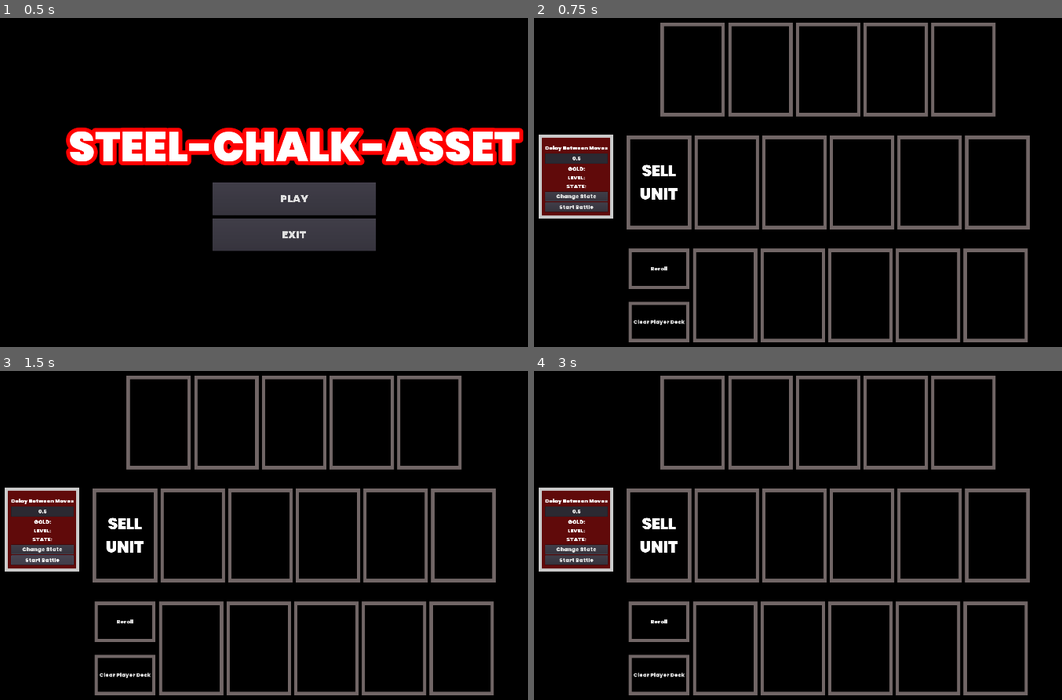
Above: before the commit, frames 1-4 (two rows, left to right).
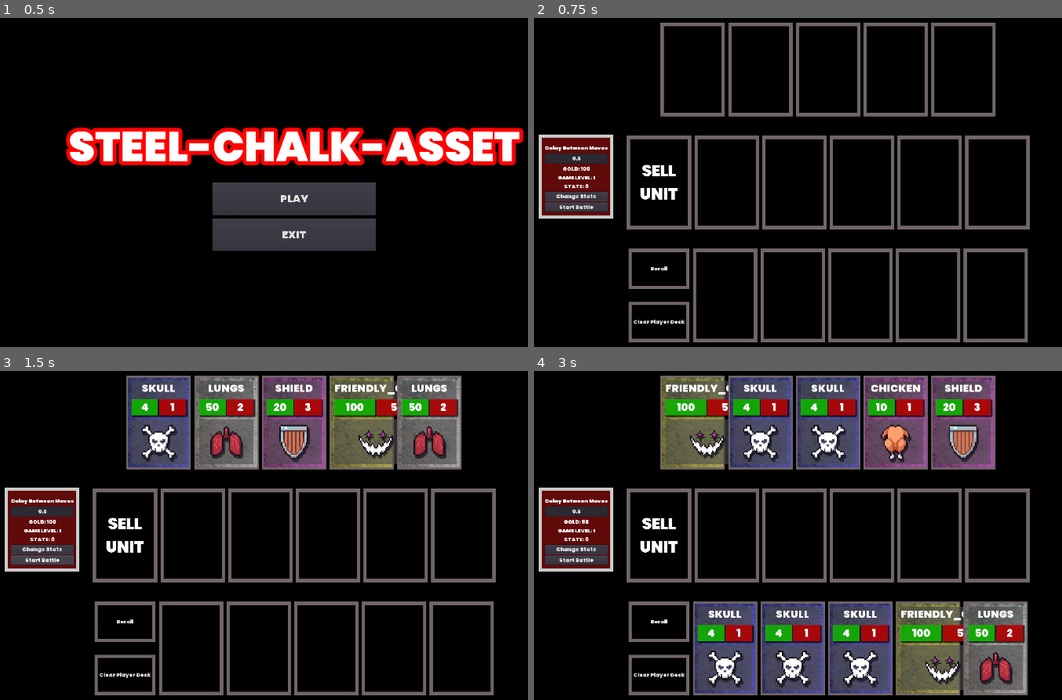
Above: after the commit, the same moments.

Repository: RM35/steel-chalk-asset
Game: Godot game, scene res://main_menu/main_menu.tscn
The game is run twice, just before and just after one commit, with the same random seed, the same clock (stepped at 60 frames per second) and the same inputs.
Inputs:
- Up to frame 1 (0.5 s): no input
- Up to frame 2 (0.75 s): click "PLAY" at 0.5 s
- Up to frame 3 (1.5 s): click "Start Battle" at 1.25 s
- Up to frame 4 (3 s): click "Start Battle" at 2 s; click "Reroll" at 2.75 s

Frame 1 is identical in both runs. In frame 2, 0.1% of the frame differs, in the area x 4-12%, y 45-52%; in frame 3, 16%; in frame 4, 32%, in the area x 4-94%, y 1-99%.
Error before the commit: Parse Error: Expected an indented block after "if". (res://world/world.gd:48)

Commit message:
ci: revert world changes

Diff:
--- a/world/world.gd
+++ b/world/world.gd
@@ -41,9 +41,6 @@
 	for child in shop_deck.get_children():
 		if child.get_filename() == "res://card_slot/card_slot.tscn":
 			shop_slots.append(child)
-	var dir = Directory.new()
-	if dir.open(path) == OK:
-
 
 func _process(delta):
 	$Debug/Panel/MarginContainer/VB/Level.text = "GAME LEVEL: " + str(game_level)
